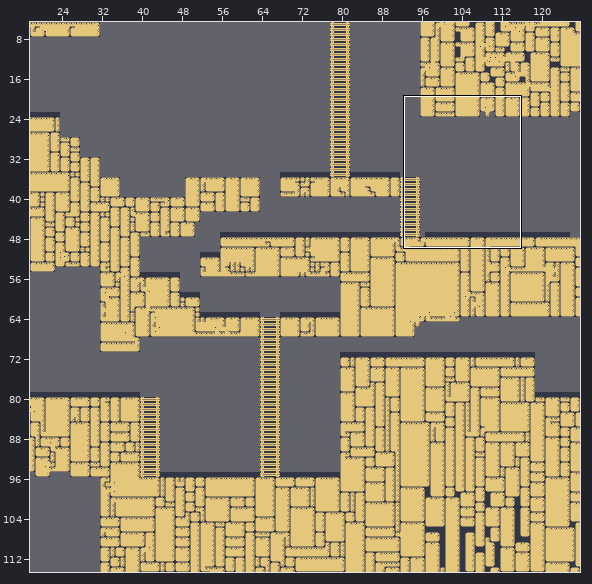
A Tiled map (JSON) gets an edit: src/assets/tilemaps/map.json. Above: a wide view before the commit, with the close-up outlined.
Close-up. First the earlier version:
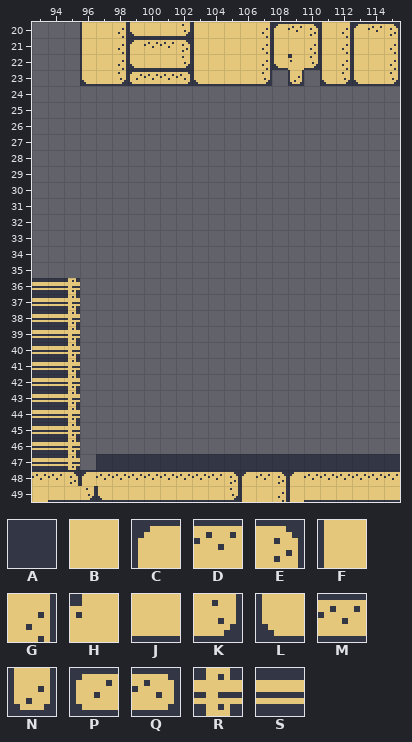
Cells are 8x8 px. Shown: x 93..115, y 20..49. The commit also changed other parts of the map, which this record leaves out.
Key: from "tiles": A 1, B 2, C 8, D 9, E 10, F 11, G 12, H 13, J 15, K 16, L 18, M 23, N 24, P 26, Q 27, R 32, S 33.
_ is an empty cell.
Layer "Tile Layer 1" before, first column x 93:
20 ___FBGLJJKFBBBGCDEFGCDE
21 ___FBGCDDEFBBBGFBGFGFBG
22 ___FBGLJJKFBBBGLHKFGFBG
23 ___LJKPMMQLJJJK_N_LKLJK
24 _______________________
25 _______________________
26 _______________________
27 _______________________
28 _______________________
29 _______________________
30 _______________________
31 _______________________
32 _______________________
33 _______________________
34 _______________________
35 _______________________
36 SSR____________________
37 SSR____________________
38 SSR____________________
39 SSR____________________
40 SSR____________________
41 SSR____________________
42 SSR____________________
43 SSR____________________
44 SSR____________________
45 SSR____________________
46 SSR____________________
47 SSR_AAAAAAAAAAAAAAAAAAA
48 DDECDDDDDDDDECDECDDDDDD
49 BJJKLJJJJJJJKFBGFJJJJJJ
New version:
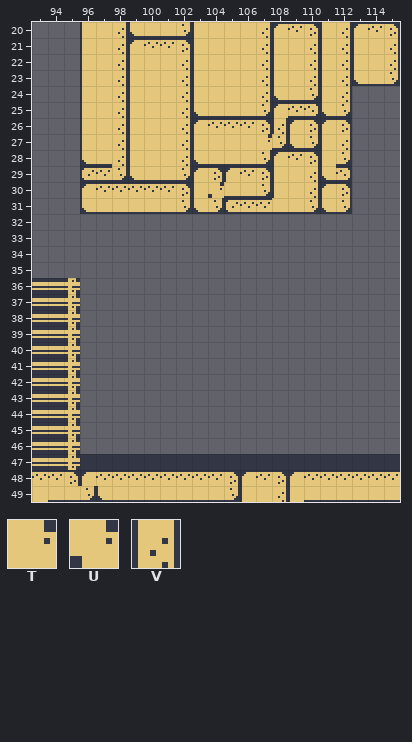
Further tiles: from "tiles": T 14, U 21, V 22.
The edit:
{"where": "layer \"Tile Layer 1\""}
{"y":22,"x":99,"old":"LJJK","new":"FBBG"}
{"y":22,"x":108,"old":"LHK","new":"FBG"}
{"y":23,"x":96,"old":"LJKPMMQLJJJK_N_LK","new":"FBGFBBGFBBBGFBGFG"}
{"y":24,"x":96,"old":"_________________","new":"FBGFBBGFBBBGLJKFG"}
{"y":25,"x":96,"old":"_________________","new":"FBGFBBGLJJJKCMQLK"}
{"y":26,"x":96,"old":"_________________","new":"FBGFBBGCDDDEVCECE"}
{"y":27,"x":96,"old":"_________________","new":"FBGFBBGFBBBTKLKFG"}
{"y":28,"x":96,"old":"_________________","new":"LJGFBBGLJJJKCDEFK"}
{"y":29,"x":96,"old":"_________________","new":"PMKLJJKCECDEFBGLQ"}
{"y":30,"x":96,"old":"_________________","new":"CDDDDDEFUJJKFBGCE"}
{"y":31,"x":96,"old":"_________________","new":"LJJJJJKLKPMMJJKLK"}
{"y":47,"x":96,"old":"_","new":"A"}
